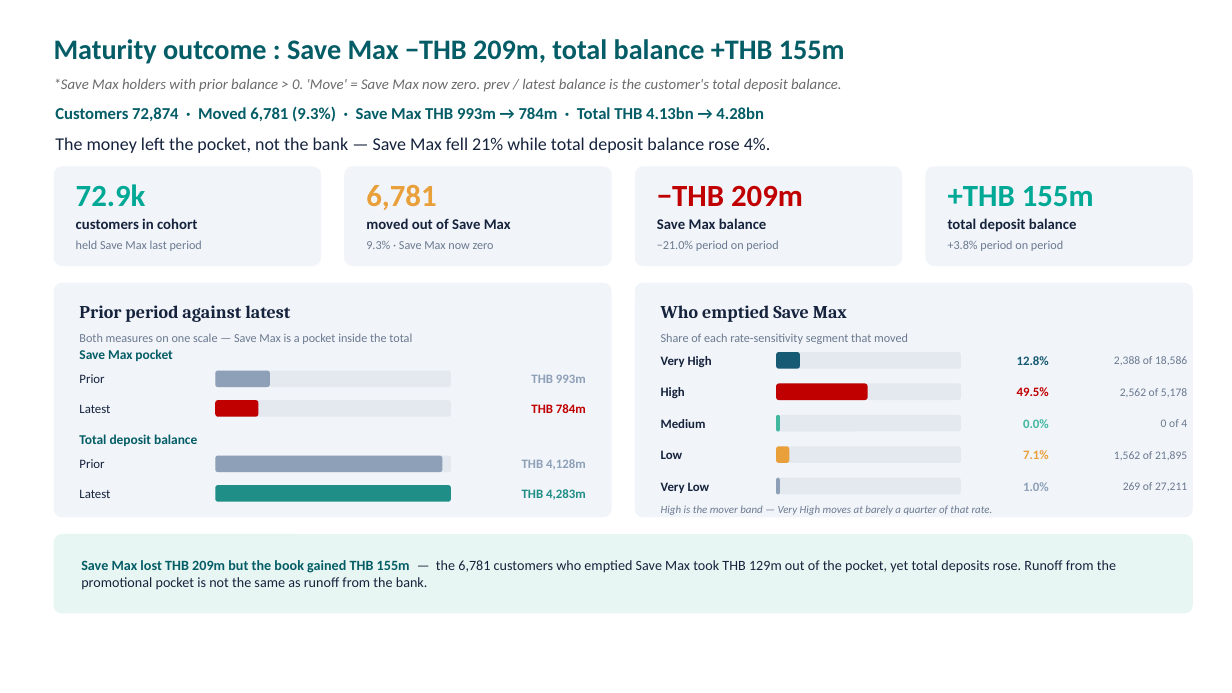
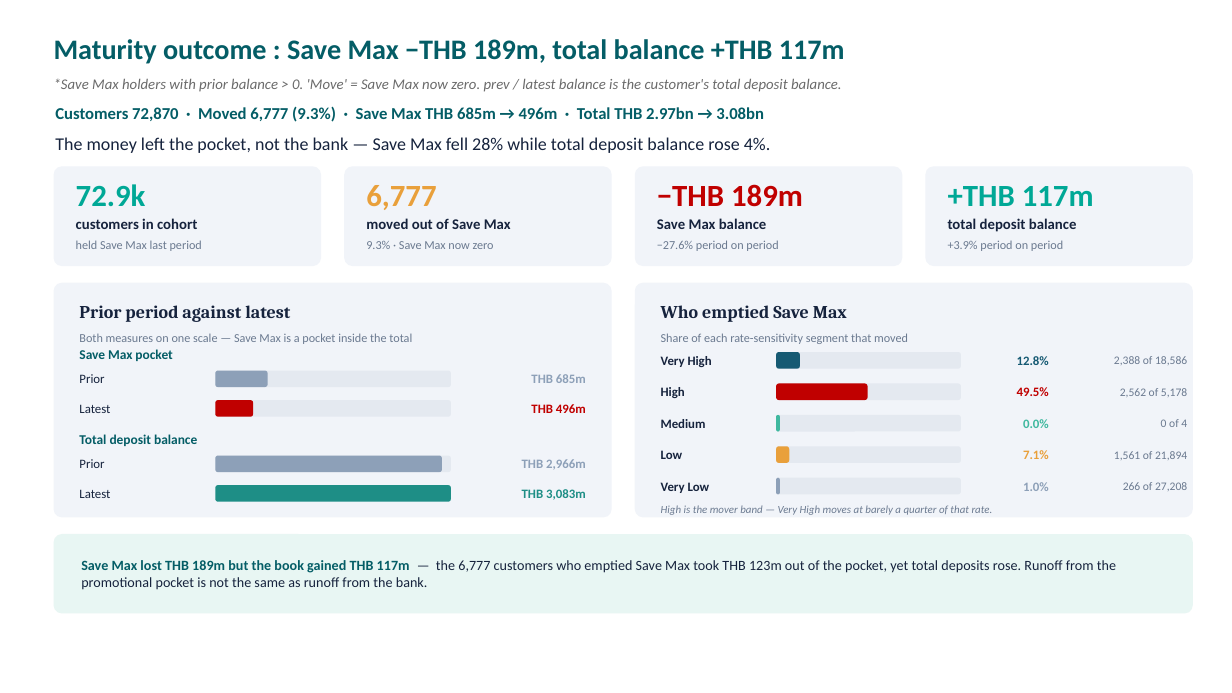
Before and after one commit to hweisim/claude_code, a slide deck: slide 10 of Deposit_Stickiness_Framework.pptx. Drawn at 1232x693 pixels with LibreOffice and Linux fonts; fonts in the diff are those of the drawing. Boxes give left, top, right and bottom in pixels: in the first picture for what was removed or moved away, otherwise in the second. Text is boxed around its words. In the diff, an @@ line names an element or a change of style, - is before the commit and + after.

```diff
--- a/Deposit_Stickiness_Framework.pptx
+++ b/Deposit_Stickiness_Framework.pptx
@@ text at bbox=[54, 39, 845, 64]: text changed @@
-Maturity outcome : Save Max −THB 209m, total balance +THB 155m
+Maturity outcome : Save Max −THB 189m, total balance +THB 117m
@@ text at bbox=[55, 106, 764, 122]: text changed @@
-Customers 72,874 · Moved 6,781 (9.3%) · Save Max THB 993m → 784m · Total THB 4.13bn → 4.28bn
+Customers 72,870 · Moved 6,777 (9.3%) · Save Max THB 685m → 496m · Total THB 2.97bn → 3.08bn
@@ text at bbox=[55, 137, 771, 153]: text changed @@
-The money left the pocket, not the bank — Save Max fell 21% while total deposit balance rose 4%.
+The money left the pocket, not the bank — Save Max fell 28% while total deposit balance rose 4%.
@@ text at bbox=[366, 185, 436, 210]: text changed @@
-6,781
+6,777
@@ text at bbox=[657, 184, 803, 207]: text changed @@
-−THB 209m
+−THB 189m
@@ text at bbox=[948, 186, 1094, 206]: text changed @@
-+THB 155m
++THB 117m
@@ text at bbox=[657, 240, 778, 251]: text changed @@
-−21.0% period on period
+−27.6% period on period
@@ text at bbox=[948, 240, 1063, 251]: text changed @@
-+3.8% period on period
++3.9% period on period
@@ text at bbox=[531, 374, 586, 383]: text changed @@
-THB 993m
+THB 685m
@@ rounded rectangle: place and size @@
-rounded rectangle at bbox=[215, 400, 259, 417]
+rounded rectangle at bbox=[215, 400, 253, 417]
@@ text at bbox=[531, 404, 586, 413]: text changed @@
-THB 784m
+THB 496m
@@ text at bbox=[522, 459, 586, 469]: text changed @@
-THB 4,128m
+THB 2,966m
@@ text at bbox=[1114, 451, 1187, 460]: text changed @@
-1,562 of 21,895
+1,561 of 21,894
@@ text at bbox=[522, 489, 586, 500]: text changed @@
-THB 4,283m
+THB 3,083m
@@ text at bbox=[1123, 482, 1187, 491]: text changed @@
-269 of 27,211
+266 of 27,208
@@ text at bbox=[81, 560, 1116, 590]: text changed @@
-Save Max lost THB 209m but the book gained THB 155m — the 6,781 customers who emptied Save Max took THB 129m out of the pocket, yet total deposits rose. Runoff from the promotional pocket is not the same as runoff from the bank.
+Save Max lost THB 189m but the book gained THB 117m — the 6,777 customers who emptied Save Max took THB 123m out of the pocket, yet total deposits rose. Runoff from the promotional pocket is not the same as runoff from the bank.
```
Also in this commit, not shown: 1 other slide changed, 1 other file.
